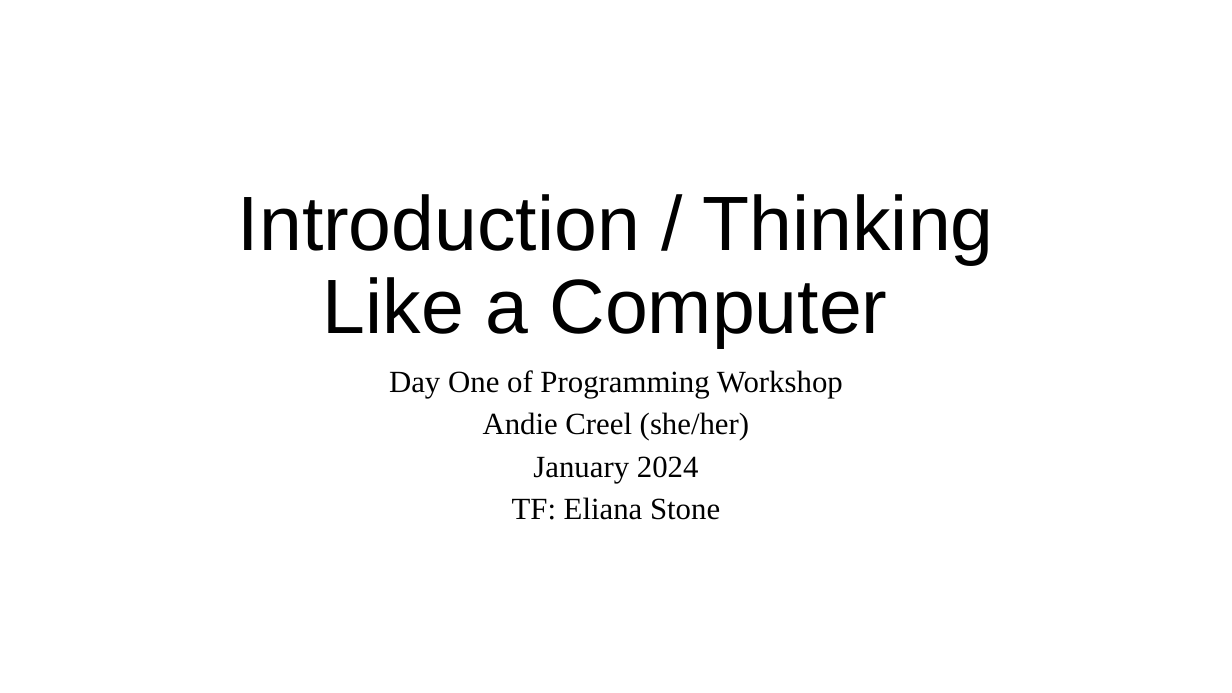
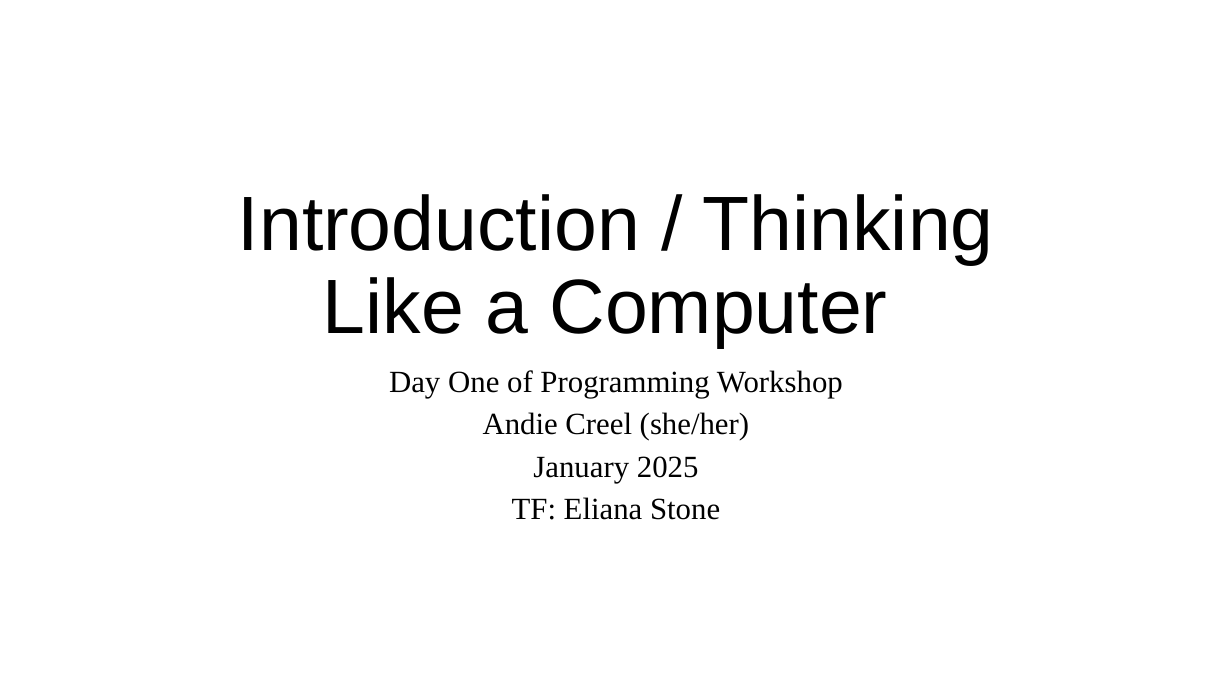
Before and after one commit to a5creel/intro_to_programming, a slide deck: slide 1 of lecture_material/1_think_like_computer.pptx. Drawn at 1232x693 pixels with LibreOffice and Linux fonts; fonts in the diff are those of the drawing. Boxes give left, top, right and bottom in pixels: in the first picture for what was removed or moved away, otherwise in the second. Text is boxed around its words. In the diff, an @@ line names an element or a change of style, - is before the commit and + after.

```diff
--- a/lecture_material/1_think_like_computer.pptx
+++ b/lecture_material/1_think_like_computer.pptx
@@ subtitle at box(533, 456, 699, 483): text changed @@
-January 2024
+January 2025
```
Also in this commit, not shown: 12 other slides changed, 4 other files.
